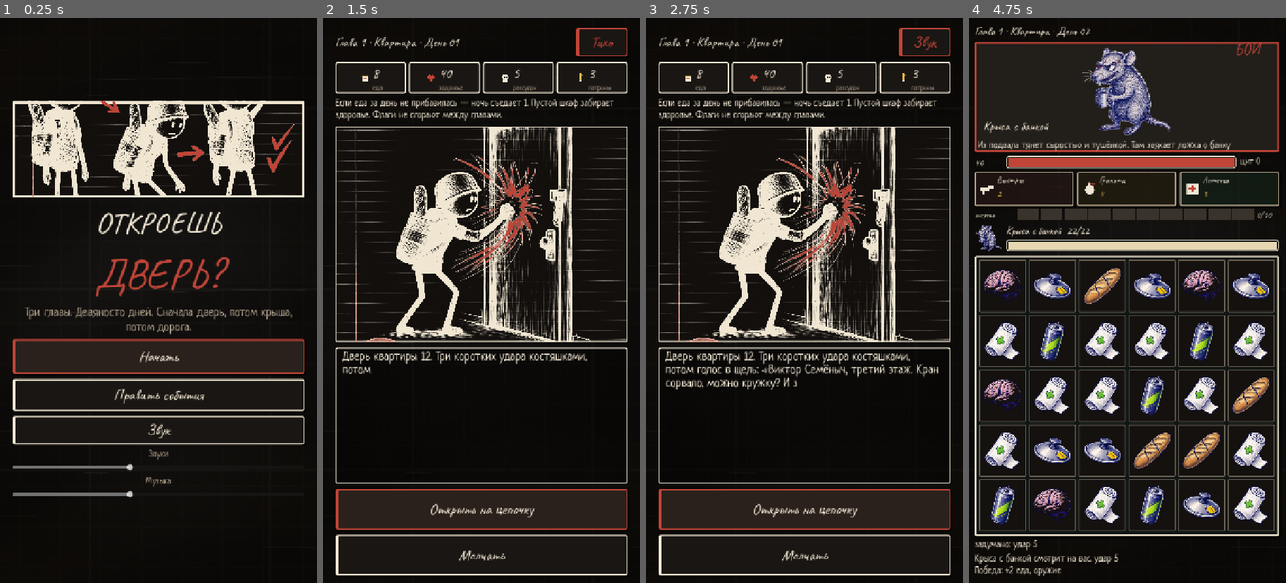
Above: before the commit, frames 1-4 (left to right).
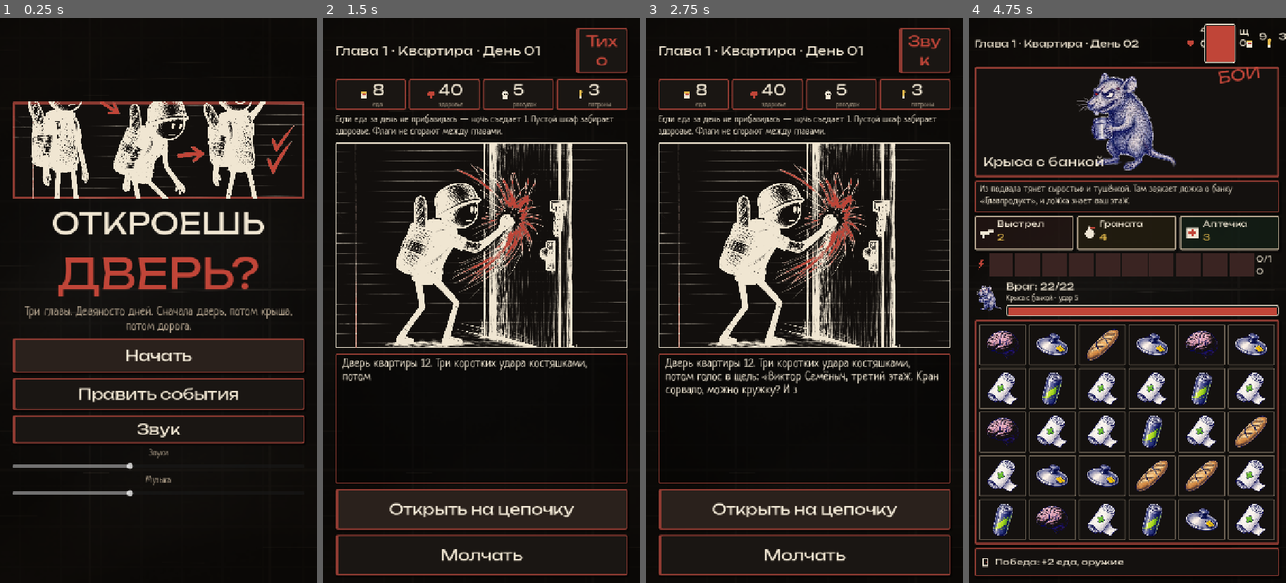
Above: after the commit, the same moments.

Repository: DmitriiGame/garlic_games
Game: Godot game, scene res://scenes/main.tscn
The game is run twice, just before and just after one commit, with the same random seed, the same clock (stepped at 60 frames per second) and the same inputs. Sound files missing from this copy of the repository are replaced by a short silence.
Inputs:
- Up to frame 1 (0.25 s): no input
- Up to frame 2 (1.5 s): click "Начать" at 0.5 s; click "Звук" at 1.25 s
- Up to frame 3 (2.75 s): click "Тихо" at 2 s
- Up to frame 4 (4.75 s): click "Открыть на цепочку" at 2.75 s; click "Дальше" at 3.5 s; click "Спуститься с фонарём" at 4.25 s

The runs differ from the first frame. In frame 1, 12% of the frame differs, in the area x 4-96%, y 14-85%; in frame 2, 20%; in frame 3, 21%; in frame 4, 41%, in the area x 1-100%, y 1-99%.

Commit message:
Frame the battle like the concept and animate match-3.
Rust borders, a stat header, and a reward bar sit around the mob card. Swaps, clears, and falls now play in order while touch input waits.

Co-authored-by: DmitriiGame <DmitriiGame@users.noreply.github.com>

Diff:
--- a/door/scripts/battle_view.gd
+++ b/door/scripts/battle_view.gd
@@ -8,7 +8,11 @@
 signal finished(won: bool)
 
 var header: Label
+var food_label: Label
+var ammo_label: Label
 var story: Label
+var mob_card: Control
+var animating := false
 var photo: TextureRect
 var card_name: Label
 var ink_mat: ShaderMaterial
@@ -57,17 +61,14 @@
 	box.size_flags_vertical = Control.SIZE_EXPAND_FILL
 	margin.add_child(box)
 
-	header = _line("", 26, display)
-	box.add_child(header)
-	box.add_child(_story_card())
-	box.add_child(_hero_row())
+	box.add_child(_top_bar())
+	mob_card = _story_card()
+	box.add_child(mob_card)
+	box.add_child(_text_box())
 	box.add_child(_spell_row())
 	box.add_child(_enemy_row())
 	box.add_child(_board_tray())
-	intent = _line("", 22, body)
-	box.add_child(intent)
-	footer = _line("", 22, body)
-	box.add_child(footer)
+	box.add_child(_reward_bar())
 	leave = Button.new()
 	leave.text = "Дальше"
 	leave.visible = false
@@ -83,7 +84,7 @@
 	var card := Panel.new()
 	card.custom_minimum_size = Vector2(0, 250)
 	card.size_flags_vertical = Control.SIZE_SHRINK_BEGIN
-	card.add_theme_stylebox_override("panel", _frame(Palette.INK_DEEP, Palette.MARKER, 4))
+	card.add_theme_stylebox_override("panel", _frame(Color("14110f"), Palette.RUST, 4))
 	card.clip_contents = true
 	var inner := VBoxContainer.new()
 	inner.set_anchors_preset(Control.PRESET_FULL_RECT)
@@ -128,10 +129,79 @@
 	stamp.horizontal_alignment = HORIZONTAL_ALIGNMENT_RIGHT
 	stamp.mouse_filter = Control.MOUSE_FILTER_IGNORE
 	art.add_child(stamp)
+	return card
+
+
+func _top_bar() -> Control:
+	var row := HBoxContainer.new()
+	row.add_theme_constant_override("separation", 8)
+	header = _line("", 22, display)
+	header.size_flags_horizontal = Control.SIZE_EXPAND_FILL
+	row.add_child(header)
+	row.add_child(_icon("res://art/ui/stat_health.png"))
+	hero_label = _line("40", 22, display)
+	row.add_child(hero_label)
+	var life := _bar()
+	hero_fill = life[1]
+	hero_fill.color = Palette.MARKER
+	life[0].size_flags_horizontal = Control.SIZE_SHRINK_END
+	life[0].custom_minimum_size = Vector2(72, 16)
+	row.add_child(life[0])
+	shield_label = _line("0", 18, display)
+	row.add_child(shield_label)
+	row.add_child(_icon("res://art/ui/stat_food.png"))
+	food_label = _line("0", 22, display)
+	row.add_child(food_label)
+	row.add_child(_icon("res://art/ui/stat_ammo.png"))
+	ammo_label = _line("0", 22, display)
+	row.add_child(ammo_label)
+	return row
+
+
+func _text_box() -> Control:
+	var panel := Panel.new()
+	panel.add_theme_stylebox_override("panel", _frame(Color("14110f"), Palette.RUST, 3))
+	panel.custom_minimum_size = Vector2(0, 72)
 	story = _line("", 22, body)
 	story.max_lines_visible = 2
-	inner.add_child(story)
-	return card
+	story.set_anchors_preset(Control.PRESET_FULL_RECT)
+	story.offset_left = 12
+	story.offset_top = 8
+	story.offset_right = -12
+	story.offset_bottom = -8
+	panel.add_child(story)
+	return panel
+
+
+func _reward_bar() -> Control:
+	var panel := Panel.new()
+	panel.custom_minimum_size = Vector2(0, 64)
+	panel.add_theme_stylebox_override("panel", _frame(Color("14110f"), Palette.RUST, 3))
+	var row := HBoxContainer.new()
+	row.set_anchors_preset(Control.PRESET_FULL_RECT)
+	row.offset_left = 10
+	row.offset_top = 8
+	row.offset_right = -10
+	row.offset_bottom = -8
+	row.add_theme_constant_override("separation", 8)
+	row.alignment = BoxContainer.ALIGNMENT_CENTER
+	row.add_child(_icon("res://art/ui/door.png"))
+	footer = _line("", 20, display)
+	footer.size_flags_horizontal = Control.SIZE_EXPAND_FILL
+	row.add_child(footer)
+	panel.add_child(row)
+	return panel
+
+
+func _icon(path: String) -> TextureRect:
+	var icon := TextureRect.new()
+	icon.custom_minimum_size = Vector2(28, 28)
+	icon.expand_mode = TextureRect.EXPAND_IGNORE_SIZE
+	icon.stretch_mode = TextureRect.STRETCH_KEEP_ASPECT_CENTERED
+	icon.mouse_filter = Control.MOUSE_FILTER_IGNORE
+	if ResourceLoader.exists(path):
+		icon.texture = load(path)
+	return icon
 
 
 func _hero_row() -> Control:
@@ -162,11 +232,13 @@
 	var col := VBoxContainer.new()
 	col.size_flags_horizontal = Control.SIZE_EXPAND_FILL
 	col.add_theme_constant_override("separation", 4)
-	enemy_name = _line("Враг", 24, display)
+	enemy_name = _line("Враг: 0/0", 22, display)
 	col.add_child(enemy_name)
+	intent = _line("", 18, body)
+	col.add_child(intent)
 	var bar := _bar()
 	enemy_fill = bar[1]
-	enemy_fill.color = Color("e7d7b1")
+	enemy_fill.color = Palette.MARKER
 	col.add_child(bar[0])
 	row.add_child(col)
 	return row
@@ -233,14 +305,12 @@
 	wrap.add_child(row)
 	var energy := HBoxContainer.new()
 	energy.add_theme_constant_override("separation", 4)
-	var bolt := _line("энергия", 18, display)
-	bolt.custom_minimum_size = Vector2(92, 0)
-	energy.add_child(bolt)
+	energy.add_child(_icon("res://art/ui/lightning.png"))
 	for _i in 10:
 		var seg := ColorRect.new()
 		seg.custom_minimum_size = Vector2(0, 22)
 		seg.size_flags_horizontal = Control.SIZE_EXPAND_FILL
-		seg.color = Color("3a332c")
+		seg.color = Color("3a2422")
 		seg.mouse_filter = Control.MOUSE_FILTER_IGNORE
 		energy.add_child(seg)
 		energy_segs.append(seg)
@@ -256,7 +326,7 @@
 	tray.size_flags_vertical = Control.SIZE_EXPAND_FILL
 	tray.size_flags_stretch_ratio = 1.4
 	tray.mouse_filter = Control.MOUSE_FILTER_IGNORE
-	tray.add_theme_stylebox_override("panel", _frame(Color("101614"), Palette.INK, 4))
+	tray.add_theme_stylebox_override("panel", _frame(Color("100e0c"), Palette.RUST, 4))
 	var inset := MarginContainer.new()
 	inset.set_anchors_preset(Control.PRESET_FULL_RECT)
 	for side in ["left", "right", "top", "bottom"]:
@@ -298,17 +368,19 @@
 	if fight == null:
 		return
 	header.text = Game.header_text()
+	food_label.text = str(int(Game.stats.get("food", 0)))
+	ammo_label.text = str(int(Game.stats.get("ammo", 0)))
 	story.text = Game.battle_blurb()
 	_show_enemy_card(fight)
 	var hero_max := maxi(1, int(fight.hero_max()))
 	hero_label.text = "%d" % int(fight.hp)
-	shield_label.text = "щит %d" % int(fight.shield)
+	shield_label.text = "щ%d" % int(fight.shield)
 	_set_fill(hero_fill, float(fight.hp) / float(hero_max))
 	var enemy_max := maxi(1, int(fight.enemy.get("max_hp", 1)))
 	var extra := ""
 	if int(fight.minion_hp) > 0:
 		extra = " +%d" % int(fight.minion_hp)
-	enemy_name.text = "%s  %d/%d%s" % [fight.enemy["name"], int(fight.enemy["hp"]), enemy_max, extra]
+	enemy_name.text = "Враг: %d/%d%s" % [int(fight.enemy["hp"]), enemy_max, extra]
 	_set_fill(enemy_fill, float(int(fight.enemy["hp"])) / float(enemy_max))
 	var portrait := "pigeon" if str(fight.enemy.get("id", "")) == "pigeon" else "%s_%s" % [str(fight.enemy.get("id", "")), str(fight.enemy.get("subtype", "a"))]
 	enemy_portrait.texture = _portrait(portrait)
@@ -317,8 +389,10 @@
 	energy_label.text = "%d/10" % energy
 	for i in energy_segs.size():
 		var seg: ColorRect = energy_segs[i]
-		seg.color = Color("e2b84a") if i < energy else Color("3a332c")
-	footer.text = "%s\n%s" % [fight.log_line, Game.battle_reward_text()]
+		seg.color = Palette.MARKER if i < energy else Color("3a2422")
+	footer.text = Game.battle_reward_text()
+	if intent != null:
+		intent.text = "%s · %s" % [str(fight.enemy.get("name", "")), str(fight.enemy.get("intent", ""))]
 	leave.visible = fight.over
 	leave.disabled = not fight.over
 	leave.text = "Дальше" if fight.victory else "Это конец"
@@ -362,6 +436,9 @@
 
 
 func _input(event: InputEvent) -> void:
+	if animating:
+		get_viewport().set_input_as_handled()
+		return
 	if not is_visible_in_tree() or Game.battle == null or Game.battle.over:
 		return
 	if event is InputEventScreenTouch:
@@ -499,6 +576,8 @@
 
 
 func _commit_swap(a: Vector2i, b: Vector2i) -> void:
+	if animating:
+		return
 	Sfx.note_input()
 	var fight = Game.battle
 	if fight == null:
@@ -508,14 +587,190 @@
 		selected = b
 		refresh()
 		return
-	var before := int(fight.hp)
+	animating = true
+	var before_hp := int(fight.hp)
+	var before_enemy := int(fight.enemy.get("hp", 0))
+	var before_shield := int(fight.shield)
+	var ghosts := _capture_ghosts()
+	await _slide_ghosts(ghosts, a, b)
 	var moved: bool = fight.player_swap(a.x, a.y, b.x, b.y)
-	if moved:
-		selected = Vector2i(-1, -1)
-		Sfx.play("ui/bad" if fight.hp < before or not fight.victory else "ui/good", -6.0)
-	else:
+	if not moved:
+		await _slide_ghosts(ghosts, a, b)
+		_free_ghosts(ghosts)
+		_show_icons()
 		selected = b
+		animating = false
+		refresh()
+		return
+	await _play_steps(fight.board.anim_steps, ghosts)
+	selected = Vector2i(-1, -1)
+	Sfx.play("ui/bad" if fight.hp < before_hp or not fight.victory else "ui/good", -6.0)
+	animating = false
 	refresh()
+	_react(before_hp, before_enemy, before_shield, fight)
+
+
+func _capture_ghosts() -> Dictionary:
+	var ghosts := {}
+	for i in cell_panels.size():
+		var cell := Vector2i(i / 6, i % 6)
+		var ghost := _ghost(cell)
+		if ghost != null:
+			ghosts["%d,%d" % [cell.x, cell.y]] = ghost
+	return ghosts
+
+
+func _slide_ghosts(ghosts: Dictionary, a: Vector2i, b: Vector2i) -> void:
+	var key_a := "%d,%d" % [a.x, a.y]
+	var key_b := "%d,%d" % [b.x, b.y]
+	if not ghosts.has(key_a) or not ghosts.has(key_b):
+		return
+	var ghost_a: TextureRect = ghosts[key_a]
+	var ghost_b: TextureRect = ghosts[key_b]
+	var pos_a := ghost_a.position
+	var pos_b := ghost_b.position
+	var tween := create_tween()
+	tween.set_parallel(true)
+	tween.tween_property(ghost_a, "position", pos_b, 0.16)
+	tween.tween_property(ghost_b, "position", pos_a, 0.16)
+	await tween.finished
+	ghosts[key_a] = ghost_b
+	ghosts[key_b] = ghost_a
+
+
+func _free_ghosts(ghosts: Dictionary) -> void:
+	for key in ghosts.keys():
+		(ghosts[key] as Node).queue_free()
+
+
+func _play_steps(steps: Array, ghosts: Dictionary) -> void:
+	for step in steps:
+		var op := str(step.get("op", ""))
+		if op == "clear":
+			var tween := create_tween()
+			tween.set_parallel(true)
+			var used := false
+			for pos in step.get("cells", []):
+				var key := "%d,%d" % [int(pos[0]), int(pos[1])]
+				if not ghosts.has(key):
+					continue
+				var ghost: TextureRect = ghosts[key]
+				ghost.pivot_offset = ghost.size * 0.5
+				tween.tween_property(ghost, "scale", Vector2(0.15, 0.15), 0.14)
+				tween.tween_property(ghost, "modulate:a", 0.0, 0.14)
+				used = true
+			if used:
+				await tween.finished
+			else:
+				tween.kill()
+			for pos in step.get("cells", []):
+				var key := "%d,%d" % [int(pos[0]), int(pos[1])]
+				if ghosts.has(key):
+					(ghosts[key] as Node).queue_free()
+					ghosts.erase(key)
+		elif op == "drop":
+			var tween := create_tween()
+			tween.set_parallel(true)
+			tween.set_trans(Tween.TRANS_BACK).set_ease(Tween.EASE_OUT)
+			var moved := {}
+			var used := false
+			for move in step.get("moves", []):
+				var from_key := "%d,%d" % [int(move[0]), int(move[1])]
+				var to_cell := Vector2i(int(move[2]), int(move[3]))
+				if not ghosts.has(from_key):
+					continue
+				var ghost: TextureRect = ghosts[from_key]
+				tween.tween_property(ghost, "position", _cell_local(to_cell).position, 0.2)
+				moved["%d,%d" % [to_cell.x, to_cell.y]] = ghost
+				ghosts.erase(from_key)
+				used = true
+			for spawn in step.get("spawns", []):
+				var to_cell := Vector2i(int(spawn[0]), int(spawn[1]))
+				var ghost := _ghost(to_cell, _tile_texture(str(spawn[2])))
+				if ghost == null:
+					continue
+				var dest: Vector2 = ghost.position
+				ghost.position = dest + Vector2(0, -_cell_local(to_cell).size.y * 1.2)
+				tween.tween_property(ghost, "position", dest, 0.22)
+				moved["%d,%d" % [to_cell.x, to_cell.y]] = ghost
+				used = true
+			for key in ghosts.keys():
+				moved[key] = ghosts[key]
+			if used:
+				await tween.finished
+			else:
+				tween.kill()
+			ghosts = moved
+		elif op == "shuffle":
+			break
+	for key in ghosts.keys():
+		(ghosts[key] as Node).queue_free()
+	_show_icons()
+
+
+func _ghost(cell: Vector2i, texture: Texture2D = null) -> TextureRect:
+	var index := cell.x * 6 + cell.y
+	if index < 0 or index >= cell_icons.size():
+		return null
+	var icon: TextureRect = cell_icons[index]
+	var ghost := TextureRect.new()
+	ghost.texture = texture if texture != null else icon.texture
+	ghost.mouse_filter = Control.MOUSE_FILTER_IGNORE
+	ghost.expand_mode = TextureRect.EXPAND_IGNORE_SIZE
+	ghost.stretch_mode = TextureRect.STRETCH_KEEP_ASPECT_CENTERED
+	var rect := _cell_local(cell)
+	ghost.position = rect.position
+	ghost.size = rect.size
+	ghost.pivot_offset = rect.size * 0.5
+	add_child(ghost)
+	if rect.size.x > 4.0:
+		icon.modulate.a = 0.0
+	return ghost
+
+
+func _show_icons() -> void:
+	for icon in cell_icons:
+		(icon as CanvasItem).modulate.a = 1.0
+
+
+func _cell_local(cell: Vector2i) -> Rect2:
+	var index := cell.x * 6 + cell.y
+	var panel := cell_panels[index] as Control
+	var global_rect := panel.get_global_rect()
+	var origin := global_rect.position - get_global_rect().position
+	return Rect2(origin, global_rect.size)
+
+
+func _react(before_hp: int, before_enemy: int, before_shield: int, fight) -> void:
+	var dealt := before_enemy - int(fight.enemy.get("hp", before_enemy))
+	var hurt := before_hp - int(fight.hp)
+	var healed := int(fight.hp) - before_hp
+	var shielded := int(fight.shield) - before_shield
+	if dealt > 0 and mob_card != null:
+		var number := _line("-%d" % dealt, 36, display)
+		number.add_theme_color_override("font_color", Palette.MARKER)
+		var spot := mob_card.get_global_rect()
+		number.position = get_global_transform().affine_inverse() * (spot.position + Vector2(spot.size.x * 0.55, 28))
+		number.mouse_filter = Control.MOUSE_FILTER_IGNORE
+		add_child(number)
+		var base := mob_card.rotation
+		var pop := create_tween()
+		pop.set_parallel(true)
+		pop.tween_property(mob_card, "rotation", base + 0.04, 0.05)
+		pop.tween_property(number, "position:y", number.position.y - 42, 0.28)
+		pop.tween_property(number, "modulate:a", 0.0, 0.28)
+		pop.chain().tween_property(mob_card, "rotation", base, 0.08)
+		pop.finished.connect(number.queue_free)
+	if hurt > 0 and hero_label != null:
+		var shake := create_tween()
+		shake.tween_property(hero_label, "modulate", Color(1, 0.4, 0.35), 0.06)
+		shake.tween_property(hero_label, "modulate", Color.WHITE, 0.12)
+	if healed > 0 or shielded > 0:
+		var target: Control = hero_label
+		target.pivot_offset = target.size * 0.5
+		var pop := create_tween()
+		pop.tween_property(target, "scale", Vector2(1.25, 1.25), 0.08)
+		pop.tween_property(target, "scale", Vector2.ONE, 0.12)
 
 
 func _cast(spell_id: String) -> void:
--- a/door/scripts/door_theme.gd
+++ b/door/scripts/door_theme.gd
@@ -10,3 +10,4 @@
 const DESK := Color("090807")
 const INK_DEEP := Color("221e1a")
 const PANEL := Color("2a2420")
+const RUST := Color("8f3b32")
--- a/door/scripts/main.gd
+++ b/door/scripts/main.gd
@@ -65,7 +65,8 @@
 
 func _ready() -> void:
 	shot_mode = OS.get_environment("DOOR_SHOT") != ""
-	display = _font("res://fonts/Caveat.ttf", 700)
+	var unbounded := load("res://fonts/Unbounded.ttf") as Font
+	display = unbounded if unbounded != null else _font("res://fonts/Caveat.ttf", 700)
 	body = load("res://fonts/Neucha.ttf")
 	_build()
 	_show_screen(screens.title)
@@ -402,7 +403,7 @@
 	var style := StyleBoxFlat.new()
 	style.bg_color = Color("120f0d")
 	style.set_border_width_all(6)
-	style.border_color = INK
+	style.border_color = Palette.RUST
 	style.set_corner_radius_all(2)
 	style.shadow_color = Color(0.11, 0.2, 0.4, 0.18)
 	style.shadow_size = 6
@@ -547,7 +548,7 @@
 	style.border_width_top = 3
 	style.border_width_right = 3
 	style.border_width_bottom = 3
-	style.border_color = BLOOD if hot or primary else INK
+	style.border_color = Palette.RUST
 	return style
 
 
--- a/door/scripts/match3.gd
+++ b/door/scripts/match3.gd
@@ -7,6 +7,7 @@
 
 var grid: Array = []
 var cursed: Dictionary = {}
+var anim_steps: Array = []
 
 
 func build(rng: RandomNumberGenerator) -> void:
@@ -99,19 +100,25 @@
 func resolve(rng: RandomNumberGenerator) -> Array:
 	var awarded: Array = []
 	var combo := 0
+	anim_steps.clear()
 	while true:
 		var runs := find_runs()
 		if runs.is_empty():
 			break
 		combo += 1
+		var cleared: Array = []
 		for run in runs:
 			run["combo"] = combo
 			awarded.append(run)
+			for pos in run.get("cells", []):
+				cleared.append([int(pos[0]), int(pos[1])])
+		anim_steps.append({"op": "clear", "cells": cleared})
 		_erase_runs(runs)
 		_collapse(rng)
 	if not has_move():
 		build(rng)
 		awarded.append({"type": "_shuffle", "n": 0, "combo": 0})
+		anim_steps.append({"op": "shuffle"})
 	return awarded
 
 
@@ -227,18 +234,27 @@
 
 
 func _collapse(rng: RandomNumberGenerator) -> void:
+	var moves: Array = []
+	var spawns: Array = []
 	for c in COLS:
 		var stack: Array = []
 		for r in range(ROWS - 1, -1, -1):
 			if cell(r, c) != "":
-				stack.append(cell(r, c))
+				stack.append([cell(r, c), r])
 		var write := ROWS - 1
-		for type in stack:
+		for item in stack:
+			var type: String = str(item[0])
+			var old_r: int = int(item[1])
 			grid[write][c] = type
+			if old_r != write:
+				moves.append([old_r, c, write, c])
 			write -= 1
 		while write >= 0:
-			grid[write][c] = _random_type(rng)
+			var born := _random_type(rng)
+			grid[write][c] = born
+			spawns.append([write, c, born])
 			write -= 1
+	anim_steps.append({"op": "drop", "moves": moves, "spawns": spawns})
 
 
 func _exchange(r1: int, c1: int, r2: int, c2: int) -> void:
Binary file added: door/art/ui/door.png
Not shown, added: door/art/ui/door.png.import
Binary file added: door/art/ui/lightning.png
Not shown, added: door/art/ui/lightning.png.import
Not shown, changed: door/audio/CREDITS.md
